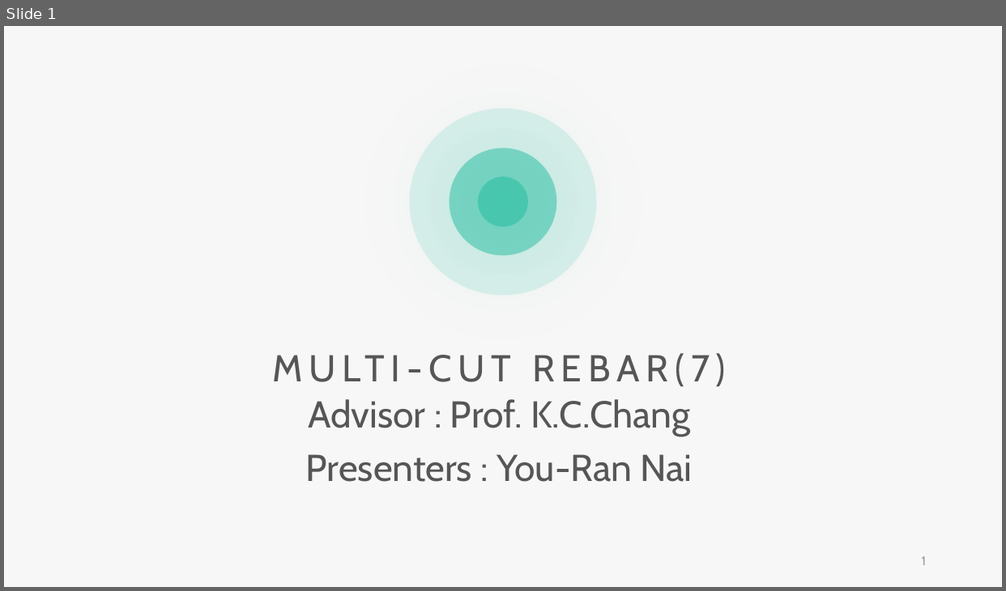
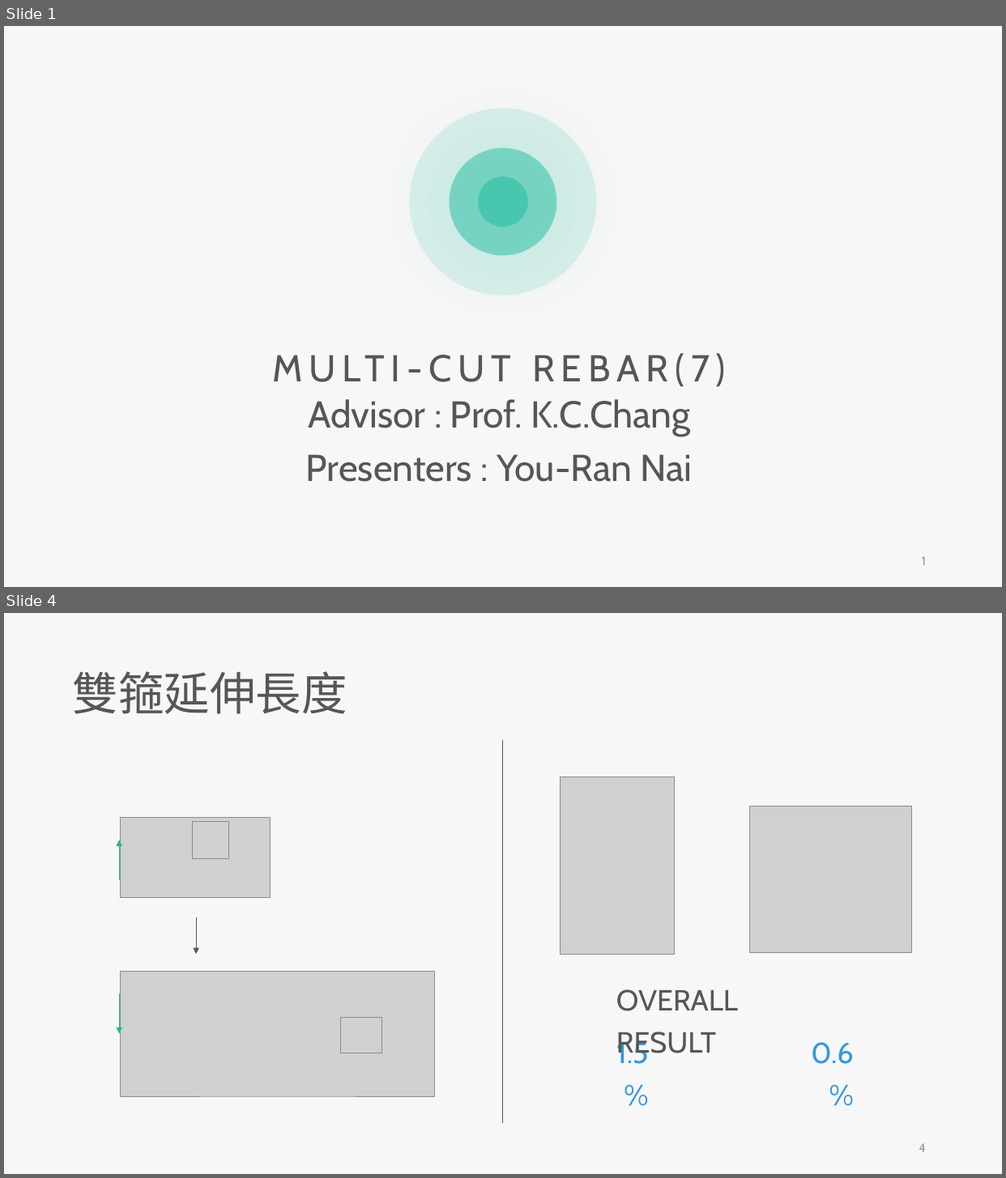
Before and after one commit to skyran1278/VbaProject, a slide deck: 20180126_SmartCut/Meeting/20181221 Meeting/20181221 Meeting.pptx. Shown one above the other, each under a label of ours: slide 1 before the commit, slides 1 and 4 after it; the slides between them are not shown. The pictures are 1006x591 and 1006x1178 pixels, drawn with LibreOffice and Linux fonts; fonts in the diff are those of the drawing; grey boxes stand for pictures. Boxes give left, top, right and bottom in pixels: in the first picture for what was removed or moved away, otherwise in the second. Text is boxed around its words. In the diff, an @@ line names an element or a change of style, - is before the commit and + after.

```diff
--- a/20180126_SmartCut/Meeting/20181221 Meeting/20181221 Meeting.pptx
+++ b/20180126_SmartCut/Meeting/20181221 Meeting/20181221 Meeting.pptx
@@ slide 4 added at <box>4,613,1002,1174</box>, background #F7F7F7 @@
@@ text added at <box>73,671,347,714</box>, 44 pt, text #565656 @@
+雙箍延伸長度
@@ line added from (503, 740) to (503, 1123), #565656 0.5 pt @@
@@ picture added at <box>560,777,674,954</box> @@
@@ picture added at <box>750,806,912,954</box> @@
@@ picture added at <box>120,818,270,898</box> @@
@@ picture added at <box>192,821,228,858</box> @@
@@ arrow added from (119, 880) to (119, 840), #1ABC9C 0.5 pt @@
@@ arrow added from (197, 918) to (197, 954), #565656 0.5 pt @@
@@ picture added at <box>120,971,434,1097</box> @@
@@ arrow added from (119, 994) to (119, 1033), #1ABC9C 0.5 pt @@
@@ text added at <box>616,990,738,1060</box>, 28 pt, text #565656 @@
+OVERALL RESULT
@@ picture added at <box>341,1018,382,1054</box> @@
@@ text added at <box>616,1039,648,1064</box>, 28 pt, text #3498DB @@
+1.5%
@@ text added at <box>811,1042,854,1064</box>, 28 pt, text #3498DB @@
+0.6%
@@ page number added at <box>918,1144,926,1152</box>, 12 pt, text #9A9A9A @@
+4
```
Also in this commit, not shown: 1 slide changed, 20 other slides added.
